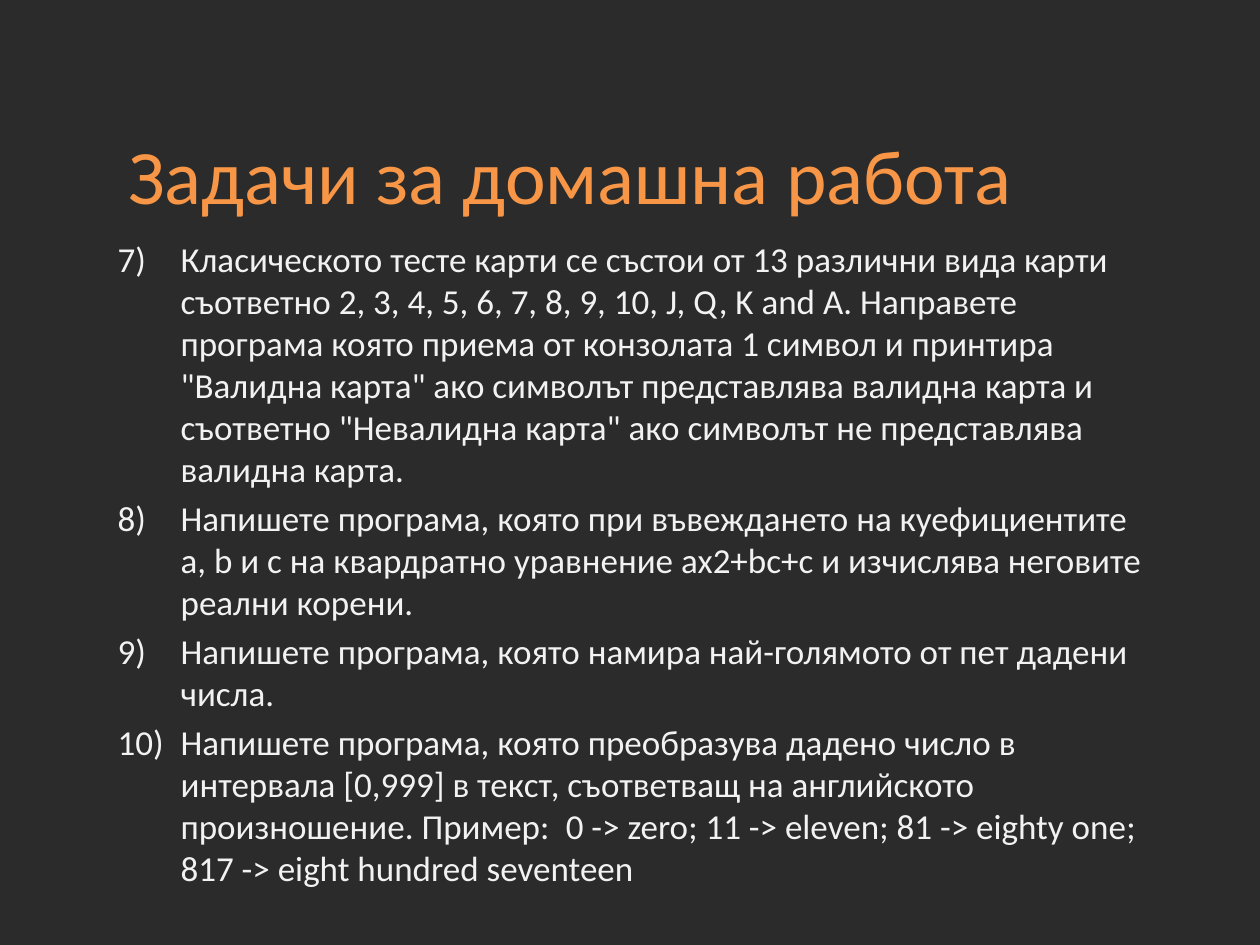
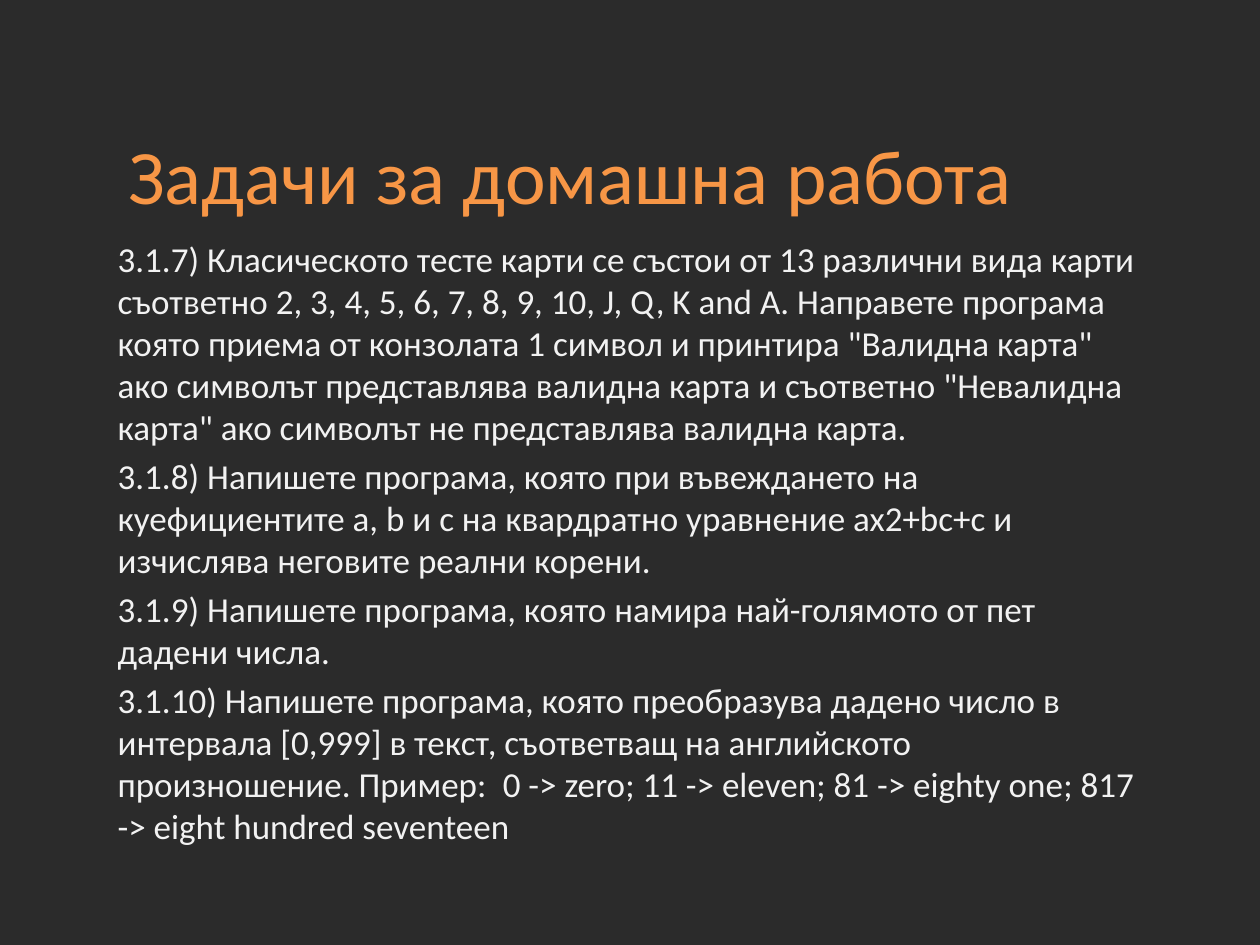
Before and after one commit to Academy-Soft-Intellect/Java-Course, a slide deck: slide 20 of 03-Conditions.pptx. Drawn at 1260x945 pixels with LibreOffice and Linux fonts; fonts in the diff are those of the drawing; background and template pictures are left out; a plain dark background stands for a picture behind light text. Boxes give left, top, right and bottom in pixels: in the first picture for what was removed or moved away, otherwise in the second. Text is boxed around its words. In the diff, an @@ line names an element or a change of style, - is before the commit and + after.

```diff
--- a/03-Conditions.pptx
+++ b/03-Conditions.pptx
@@ text at (x1=118, y1=246, x2=1134, y2=845): text changed @@
-7) Класическото тесте карти се състои от 13 различни вида карти съответно 2, 3, 4, 5, 6, 7, 8, 9, 10, J, Q, K and A. Направете програма която приема от конзолата 1 символ и принтира "Валидна карта" ако символът представлява валидна карта и съответно "Невалидна карта" ако символът не представлява валидна карта.
-8) Напишете програма, която при въвеждането на куефициентите a, b и c на квардратно уравнение ax2+bc+c и изчислява неговите реални корени.
-9) Напишете програма, която намира най-голямото от пет дадени числа.
-10) Напишете програма, която преобразува дадено число в интервала [0,999] в текст, съответващ на английското произношение. Пример: 0 -> zero; 11 -> eleven; 81 -> eighty one; 817 -> eight hundred seventeen
+3.1.7) Класическото тесте карти се състои от 13 различни вида карти съответно 2, 3, 4, 5, 6, 7, 8, 9, 10, J, Q, K and A. Направете програма която приема от конзолата 1 символ и принтира "Валидна карта" ако символът представлява валидна карта и съответно "Невалидна карта" ако символът не представлява валидна карта.
+3.1.8) Напишете програма, която при въвеждането на куефициентите a, b и c на квардратно уравнение ax2+bc+c и изчислява неговите реални корени.
+3.1.9) Напишете програма, която намира най-голямото от пет дадени числа.
+3.1.10) Напишете програма, която преобразува дадено число в интервала [0,999] в текст, съответващ на английското произношение. Пример: 0 -> zero; 11 -> eleven; 81 -> eighty one; 817 -> eight hundred seventeen
```
Also in this commit, not shown: 1 other slide changed, 19 other files.
